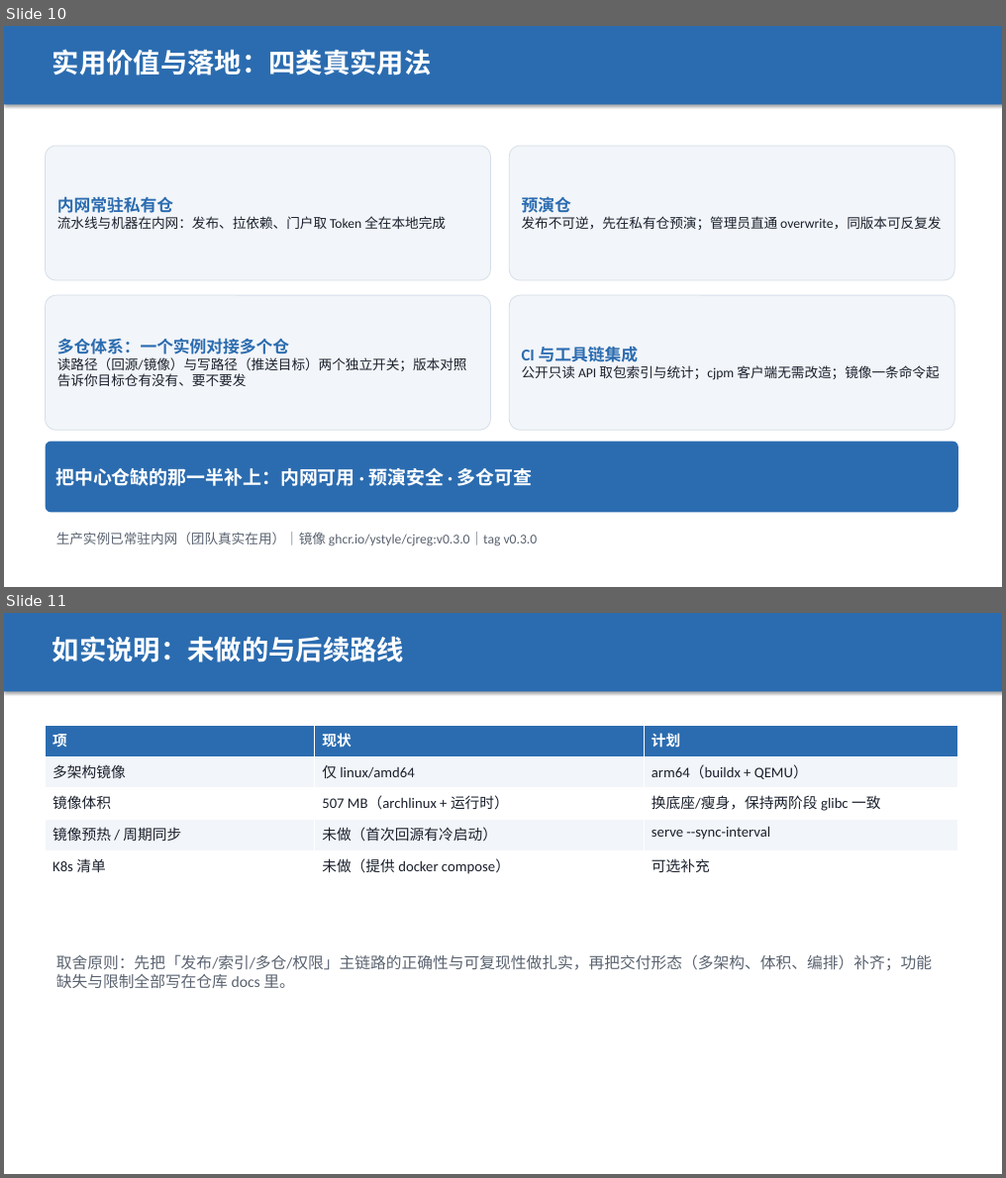
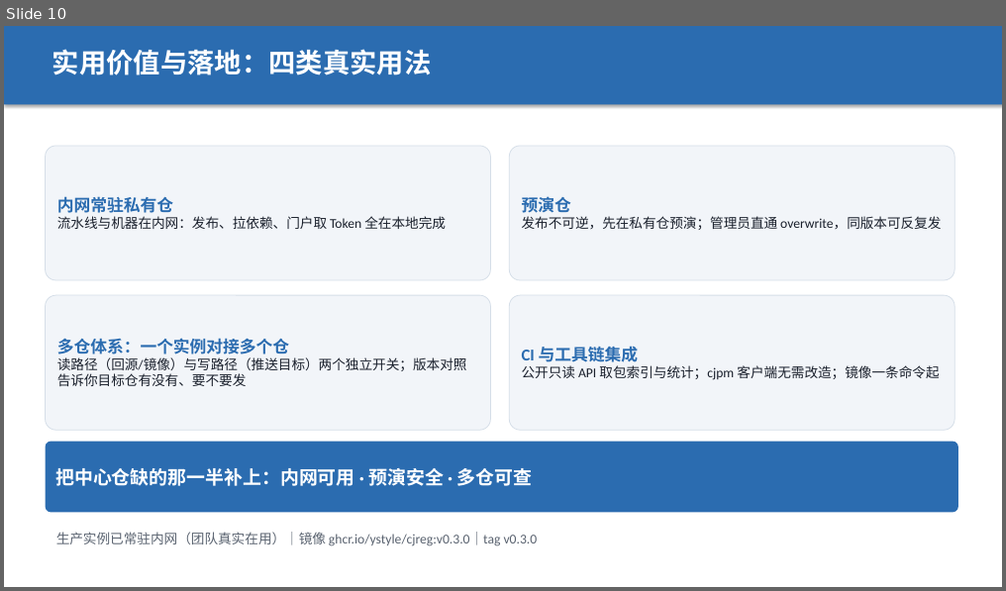
Before and after one commit to ystyle/cjreg, a slide deck: docs/finals-roadshow-v0.3.0.pptx. Shown one above the other, each under a label of ours: slides 10 and 11 before the commit, slide 10 after it. The pictures are 1006x1178 and 1006x591 pixels, drawn with LibreOffice and Linux fonts; fonts in the diff are those of the drawing. Boxes give left, top, right and bottom in pixels: in the first picture for what was removed or moved away, otherwise in the second. Text is boxed around its words. In the diff, an @@ line names an element or a change of style, - is before the commit and + after.

Commit message:
docs(ppt): 去掉「如实说明：未做的与后续路线」整页，改为收尾页脚注 + 答辩口径
赛事只要求**书面**注明未实现功能（参赛须知「应注明未实现功能及其所占比例和重要程度」），
不要求路演里占一页；10 分钟的现场时间更该给演示与数字。

- PPT 由 12 页减为 11 页：删除限制页，收尾页补一行「未实现功能与限制：docs/finals-submission.md §4.5」
- 备注与页码同步重排（末页备注补一句：限制类问题放答辩回答，口径见手册 Q8）
- 路演配时表把原来的 9:20–10:00 限制环节改为「收尾 + 留钩子」，迭代成果延长到 9:20

```diff
--- a/docs/finals-roadshow-v0.3.0.pptx
+++ b/docs/finals-roadshow-v0.3.0.pptx
@@ slide 11 removed at [4, 613, 1002, 1174], background #FFFFFF @@
@@ rectangle removed at [4, 613, 1002, 691] @@
@@ text removed at [53, 636, 404, 663] @@
-如实说明：未做的与后续路线
@@ table removed at [46, 725, 958, 882], 5 rows, 3 columns @@
-项 | 现状 | 计划
-多架构镜像 | 仅 linux/amd64 | arm64（buildx + QEMU）
-镜像体积 | 507 MB（archlinux + 运行时） | 换底座/瘦身，保持两阶段 glibc 一致
-镜像预热 / 周期同步 | 未做（首次回源有冷启动） | serve --sync-interval
-K8s 清单 | 未做（提供 docker compose） | 可选补充
@@ text removed at [56, 955, 932, 988] @@
-取舍原则：先把「发布/索引/多仓/权限」主链路的正确性与可复现性做扎实，再把交付形态（多架构、体积、编排）补齐；功能缺失与限制全部写在仓库 docs 里。
```
Also in this commit, not shown: 1 slide changed, 2 other files.
